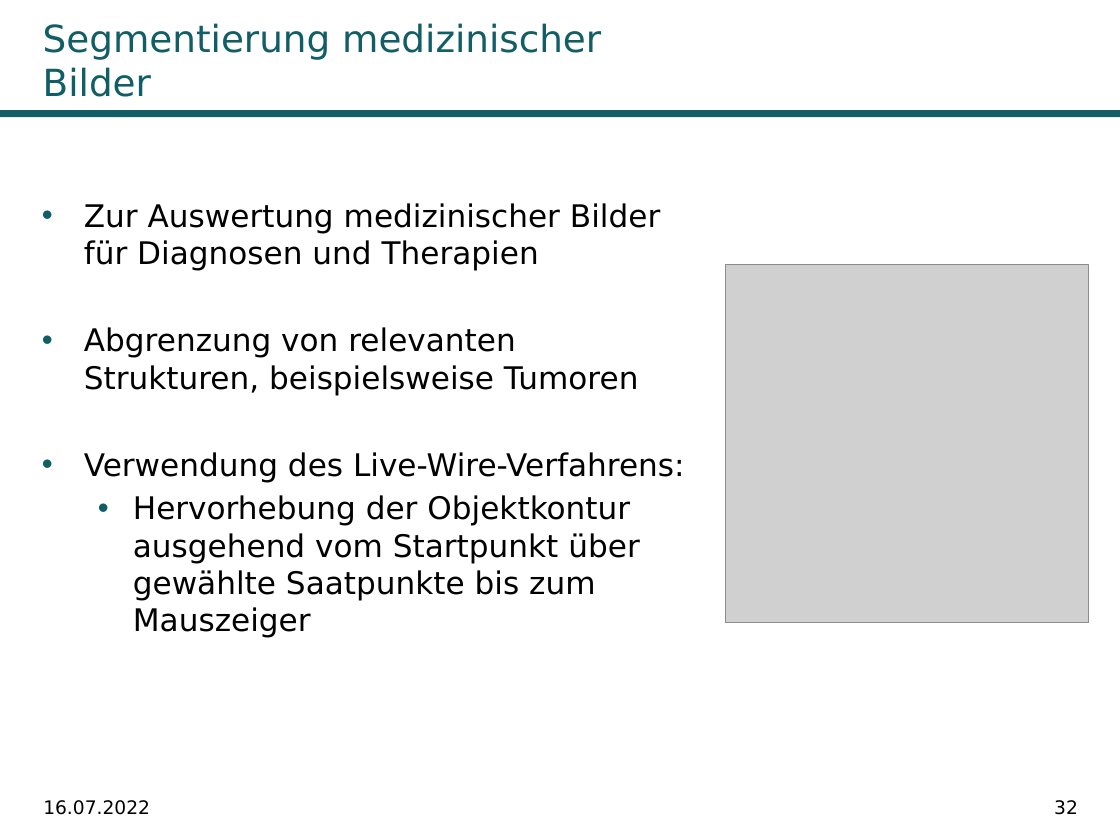
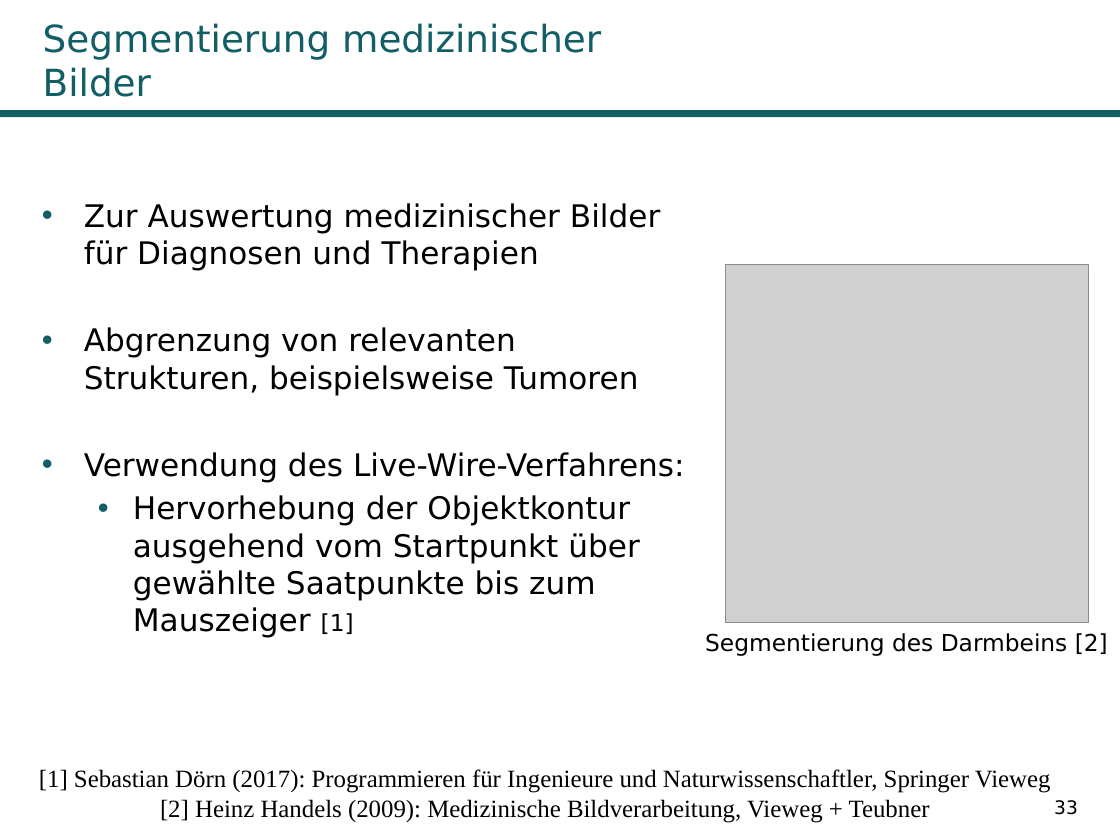
Before and after one commit to Kage0x3B/wissenschaftliches-arbeiten-praesentation, a slide deck: slide 33 of Präsentation Pfadplanungsalgorithmen.pptx (slide 32 before the commit). Drawn at 1120x840 pixels with LibreOffice and Linux fonts; fonts in the diff are those of the drawing; grey boxes stand for pictures; background and template pictures are left out. Boxes give left, top, right and bottom in pixels: in the first picture for what was removed or moved away, otherwise in the second. Text is boxed around its words. In the diff, an @@ line names an element or a change of style, - is before the commit and + after.

```diff
--- a/Präsentation Pfadplanungsalgorithmen.pptx
+++ b/Präsentation Pfadplanungsalgorithmen.pptx
@@ text at <box>133,495,639,638</box>: text changed @@
-  • Hervorhebung der Objektkontur ausgehend vom Startpunkt über gewählte Saatpunkte bis zum Mauszeiger
+  • Hervorhebung der Objektkontur ausgehend vom Startpunkt über gewählte Saatpunkte bis zum Mauszeiger [1]
@@ text added at <box>705,633,1108,656</box>, 15 pt, text #000000 @@
+Segmentierung des Darmbeins [2]
@@ text added at <box>39,769,1051,823</box>, 16 pt, text #000000 @@
+[1] Sebastian Dörn (2017): Programmieren für Ingenieure und Naturwissenschaftler, Springer Vieweg
+[2] Heinz Handels (2009): Medizinische Bildverarbeitung, Vieweg + Teubner
@@ text removed at <box>43,800,150,815</box> @@
-16.07.2022
@@ page number at <box>1054,800,1078,815</box>: text changed @@
-32
+33
```
Also in this commit, not shown: 38 other slides changed, 4 slides added, 2 slides removed, 1 other file.
